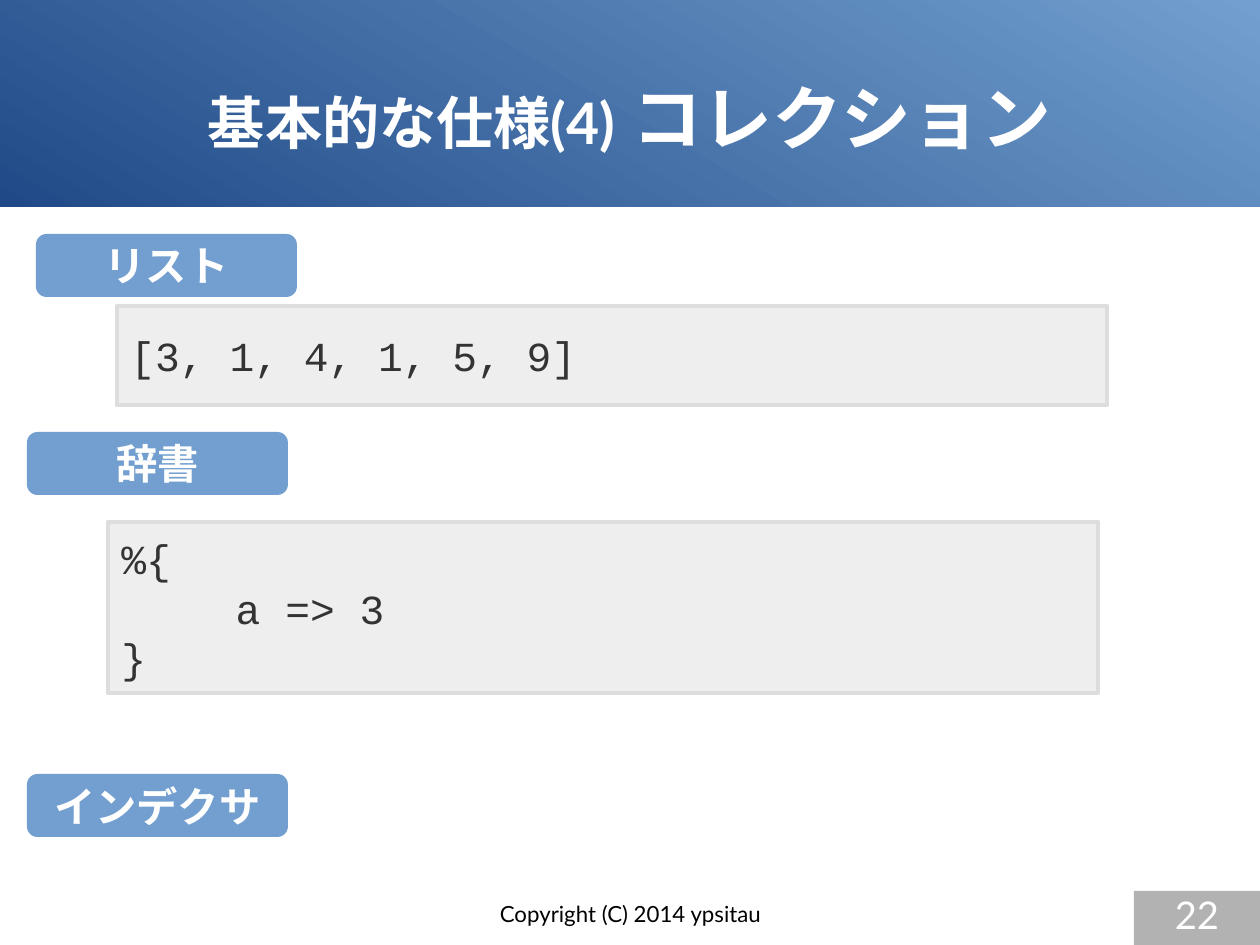
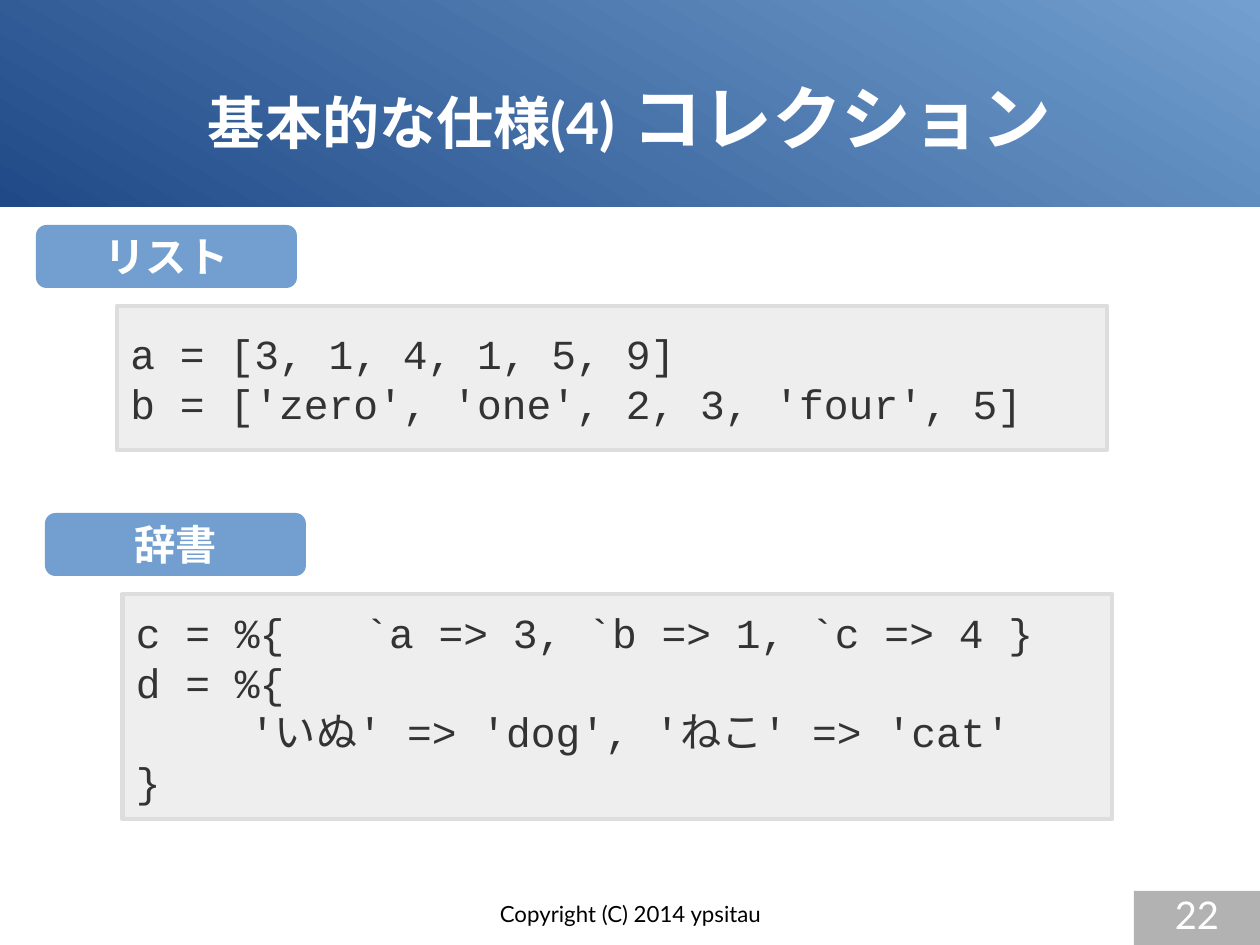
Before and after one commit to gura-lang/gura-doc, a slide deck: slide 22 of presentation/gura-introduction.odp. Drawn at 1260x945 pixels with LibreOffice and Linux fonts; fonts in the diff are those of the drawing. Boxes give left, top, right and bottom in pixels: in the first picture for what was removed or moved away, otherwise in the second. Text is boxed around its words. In the diff, an @@ line names an element or a change of style, - is before the commit and + after.

Commit message:
updated presentation

```diff
--- a/presentation/gura-introduction.odp
+++ b/presentation/gura-introduction.odp
@@ rounded rectangle "リスト": place and size @@
-rounded rectangle "リスト" at [35, 234, 296, 297]
+rounded rectangle "リスト" at [35, 225, 296, 288]
@@ rectangle "a = [3, 1, 4, ...": place and size @@
-rectangle "a = [3, 1, 4, ..." at [117, 306, 1107, 406]
+rectangle "a = [3, 1, 4, ..." at [117, 306, 1107, 450]
@@ text in rectangle at [130, 339, 1023, 428]: text changed @@
-[3, 1, 4, 1, 5, 9]
+a = [3, 1, 4, 1, 5, 9]
+b = ['zero', 'one', 2, 3, 'four', 5]
@@ rounded rectangle "辞書": place and size @@
-rounded rectangle "辞書" at [27, 432, 288, 495]
+rounded rectangle "辞書" at [45, 513, 305, 576]
@@ rectangle removed at [107, 523, 1098, 694] @@
-%{
-a => 3
-}
@@ rectangle added at [122, 595, 1113, 820], fill #EEEEEE, outline #DDDDDD 2.83 pt, 26 pt, text #333333 @@
+c = %{ `a => 3, `b => 1, `c => 4 }
+d = %{
+'いぬ' => 'dog', 'ねこ' => 'cat'
+}
@@ rounded rectangle removed at [27, 774, 288, 837] @@
-インデクサ
```
Also in this commit, not shown: 4 other slides changed.
